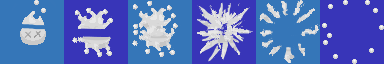
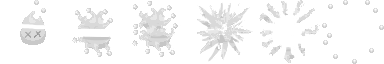
Revision of a layered w=384, h=64 image; what changed, layer by layer:
painted on "Goo" over left=3, top=0, right=56, bottom=53
hid "Grid" over left=0, top=0, right=384, bottom=64
